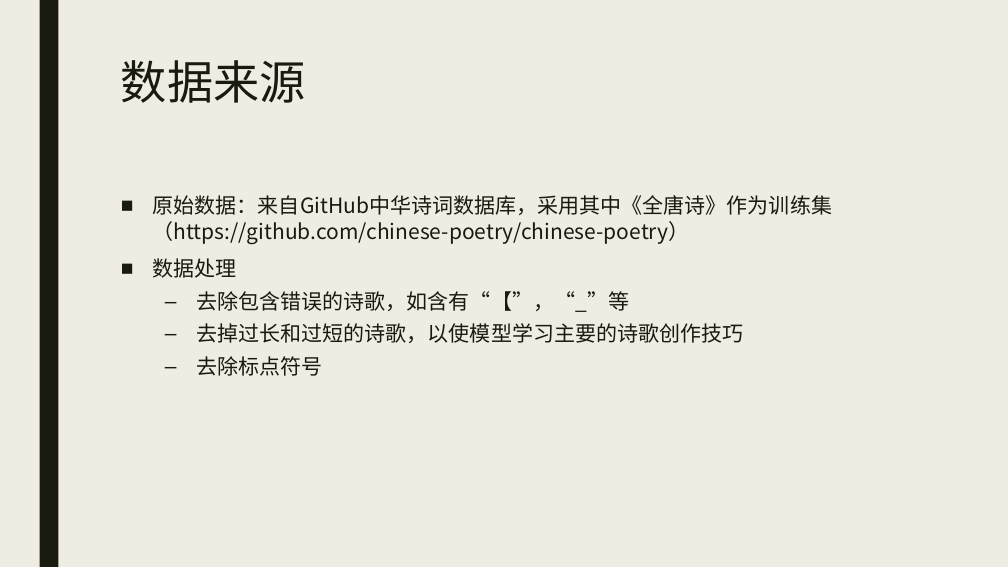
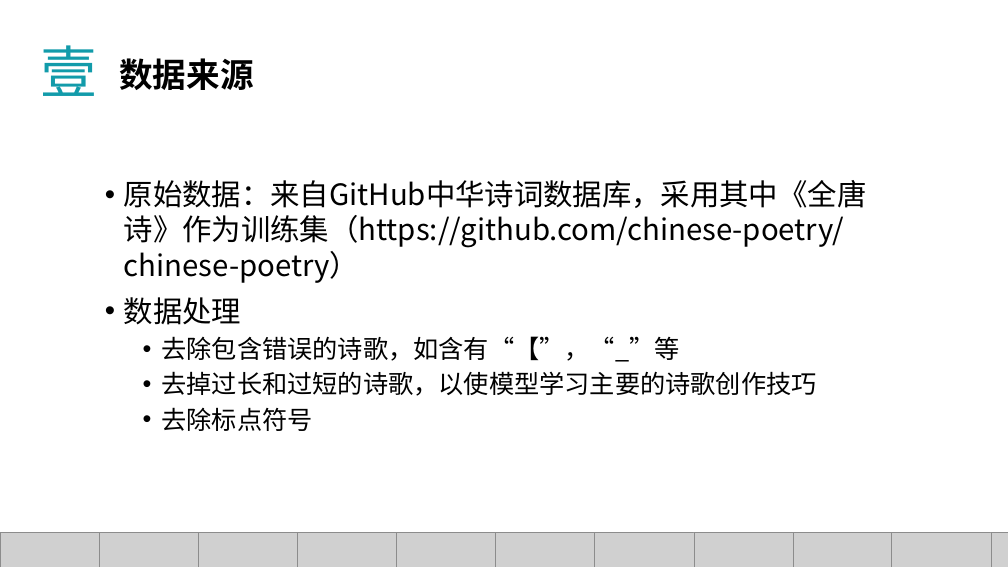
Before and after one commit to Changed-cc/deepstudy, a slide deck: slide 5 of CPG_pre.pptx (slide 4 before the commit). Drawn at 1008x567 pixels with LibreOffice and Linux fonts; fonts in the diff are those of the drawing; grey boxes stand for pictures; background and template pictures are left out. Boxes give left, top, right and bottom in pixels: in the first picture for what was removed or moved away, otherwise in the second. Text is boxed around its words. In the diff, an @@ line names an element or a change of style, - is before the commit and + after.

```diff
--- a/CPG_pre.pptx
+++ b/CPG_pre.pptx
@@ background #EFEDE3 to #FFFFFF @@
@@ rectangle removed at (39,0,58,567) @@
@@ text added at (41,45,98,96), 54 pt, text #129BA9 @@
+壹
@@ text "数据来源" at (119,58,253,90): size 44 to 32 pt, font Noto Sans CJK SC to Noto Sans CJK JP, text colour #191B0E to #000000, bold on; line spacing 0.89 to 1 @@
@@ text "原始数据：来自GitHub中华诗词数据库，采用其中《全唐诗》作为训练集（https://github.com/chine ...": place and size @@
-text "原始数据：来自GitHub中华诗词数据库，采用其中《全唐诗》作为训练集（https://github.com/chine ..." at (153,195,832,376)
+text "原始数据：来自GitHub中华诗词数据库，采用其中《全唐诗》作为训练集（https://github.com/chine ..." at (124,180,867,431)
@@ text "原始数据：来自GitHub中华诗词数据库，采用其中《全唐诗》作为训练集（https://github.com/chine ..." at (124,180,867,431): size 20 to 28 pt in "原始数据：来自GitHub中华诗词数据库，采用其中《全唐诗》作为训练集（https://github.com/chine ...", "数据处理"; text colour #191B0E to #000000; size 20 to 24 pt in "去除包含错误的诗歌，如含有“【”，“_”等", "去掉过长和过短的诗歌，以使模型学习主要的诗歌创作技巧", "去除标点符号"; bullet ■ to •; less space between paragraphs; bullet – to • @@
@@ group added at (0,532,1008,567): 11 pictures @@
```
Also in this commit, not shown: 6 other slides changed, 7 slides added, 2 slides removed, 1 other file.
